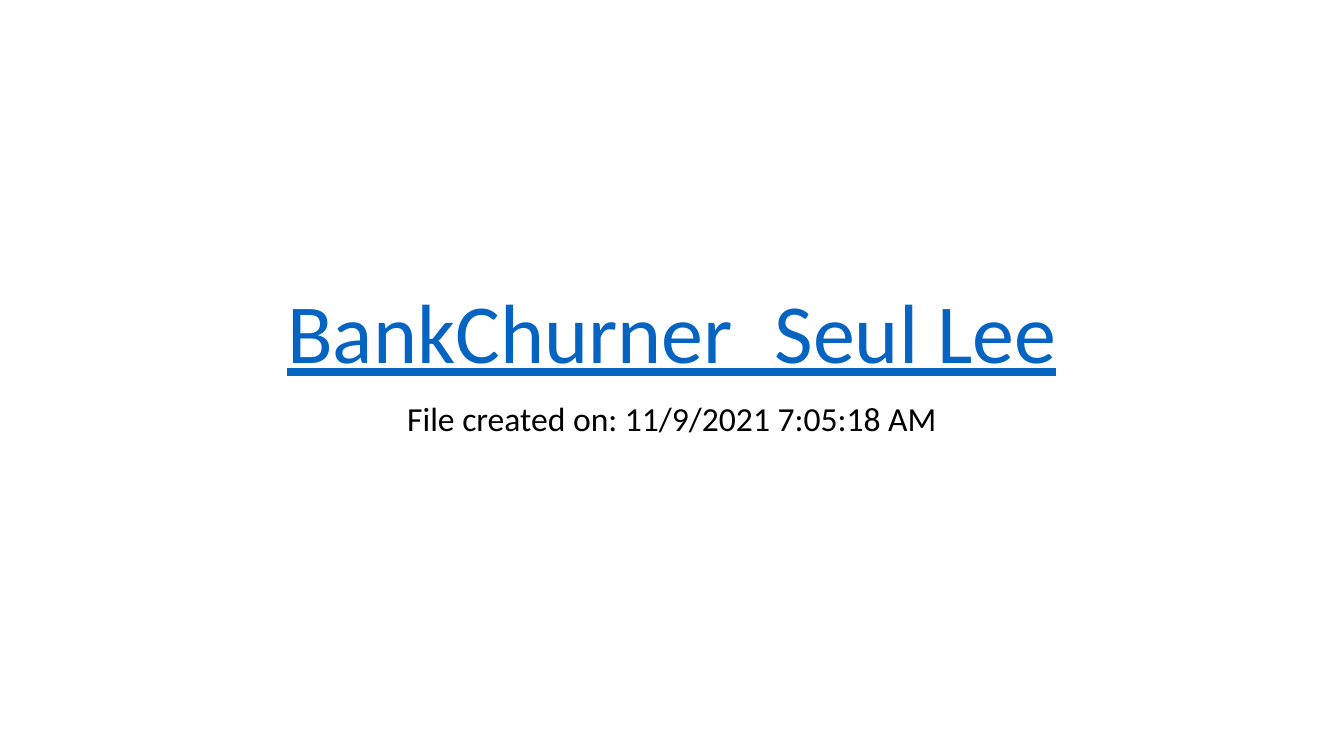
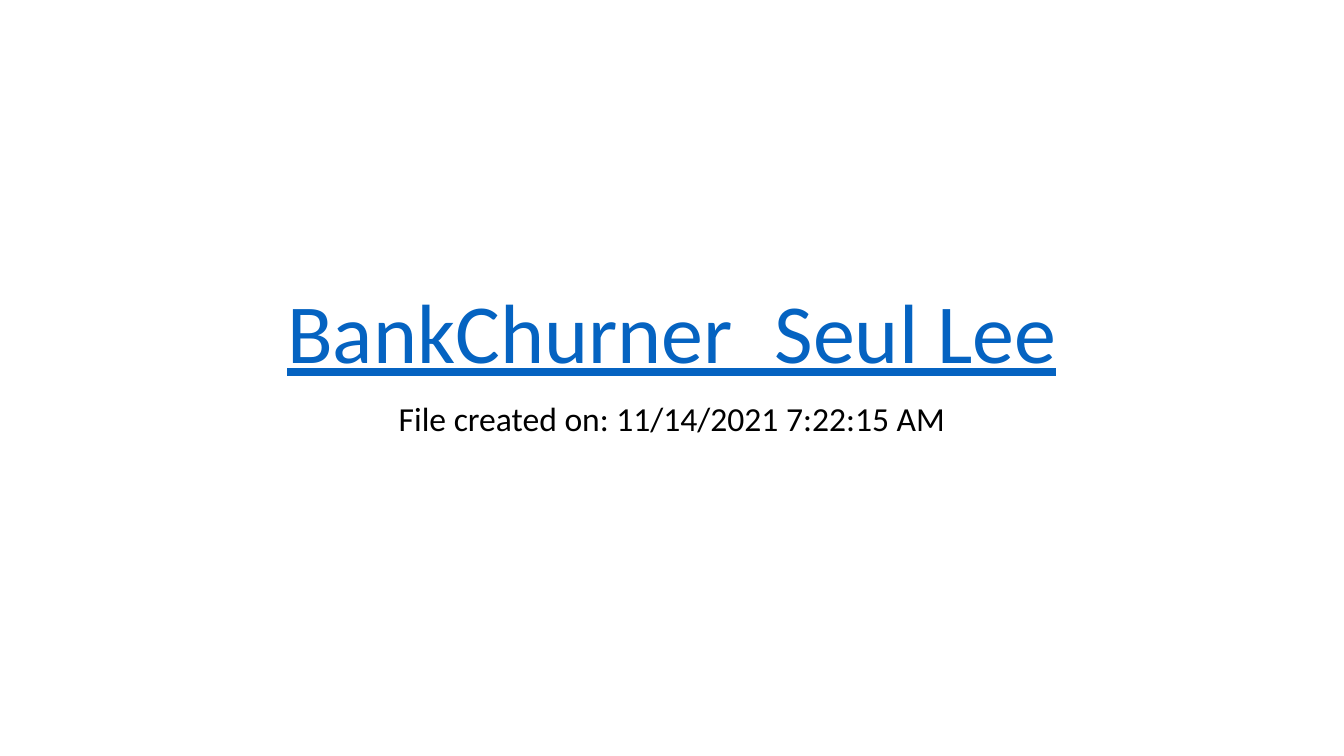
Before and after one commit to SeulLee880/BankChurner, a slide deck: slide 1 of BankChurner_Seul Lee.pptx. Drawn at 1344x756 pixels with LibreOffice and Linux fonts; fonts in the diff are those of the drawing. Boxes give left, top, right and bottom in pixels: in the first picture for what was removed or moved away, otherwise in the second. Text is boxed around its words. In the diff, an @@ line names an element or a change of style, - is before the commit and + after.

Commit message:
Bank Churner_ Final

```diff
--- a/BankChurner_Seul Lee.pptx
+++ b/BankChurner_Seul Lee.pptx
@@ subtitle at box(399, 407, 945, 433): text changed @@
-File created on: 11/9/2021 7:05:18 AM
+File created on: 11/14/2021 7:22:15 AM
```
Also in this commit, not shown: 5 other files.
